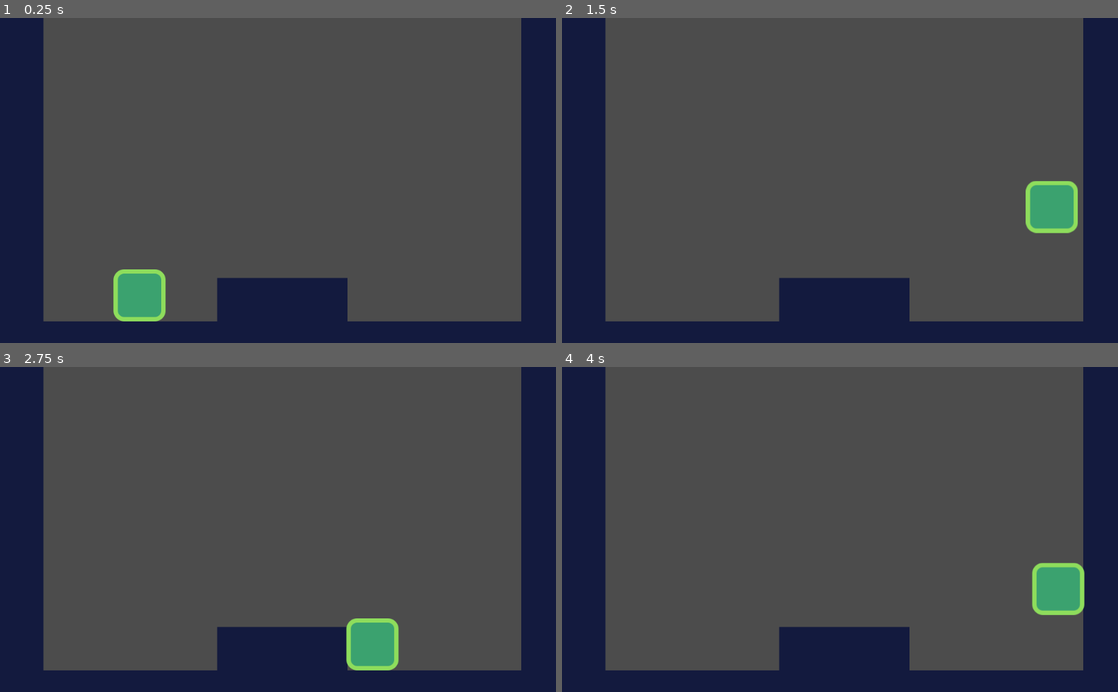
Above: before the commit, frames 1-4 (two rows, left to right).
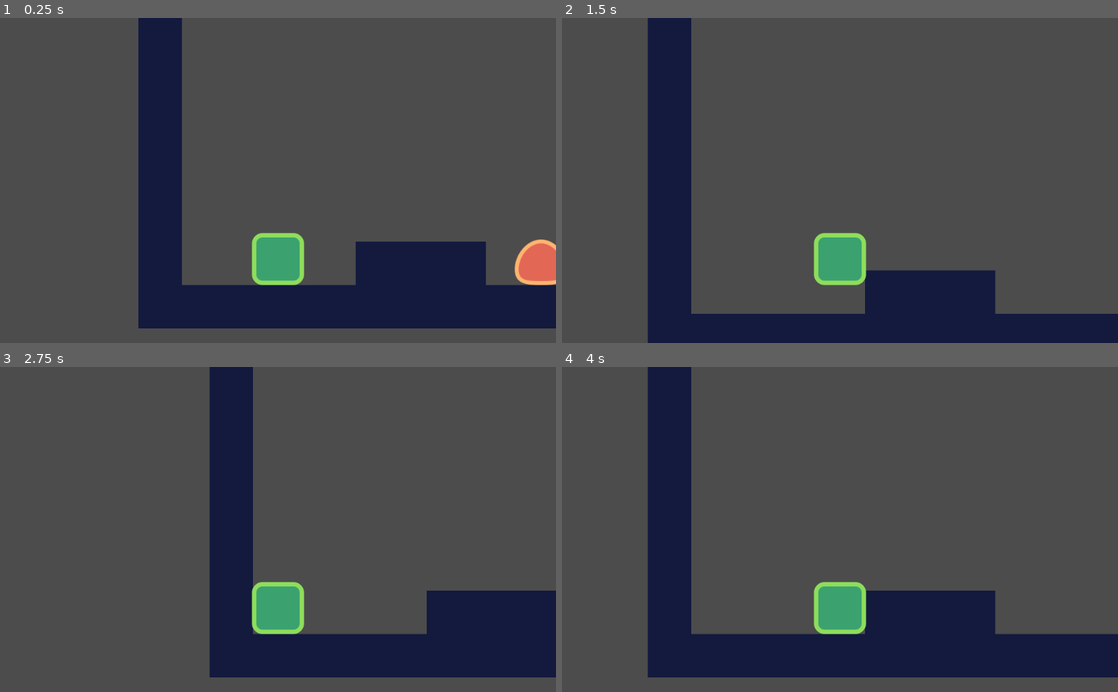
Above: after the commit, the same moments.

Repository: david-slatinek/upgame
Game: Godot game, scene res://src/Levels/LevelTemplate.tscn
Two runs of this game, one before a commit and one after it. Both use one fixed random seed, a clock stepped at 60 frames per second and the inputs below. The project has no main scene, so this scene is started directly.
Inputs:
- Up to frame 1 (0.25 s): no input
- Up to frame 2 (1.5 s): hold Right (move_right) from 0.53 s (still down); tap W (jump) at 0.6, 0.77, 1.07, 1.35 s
- Up to frame 3 (2.75 s): tap W (jump) at 1.52, 1.82, 2.1 s; release Right (move_right) at 2.03 s; hold Left (move_left) from 2.03 s (still down)
- Up to frame 4 (4 s): tap Enter at 2.75 s; release Left (move_left) at 2.78 s; hold Right (move_right) from 2.78 s (still down); tap W (jump) at 2.85, 3.02, 3.32, 3.6, 3.77 s

The runs differ from the first frame. In frame 1, 35% of the frame differs, in the area x 0-100%, y 0-100%; in frame 2, 29%; in frame 3, 31%; in frame 4, 36%.

Commit message:
Add enemy

Diff:
--- a/src/Actors/Actor.gd
+++ b/src/Actors/Actor.gd
@@ -4,5 +4,5 @@
 const FLOOR_NORMAL: = Vector2.UP
 
 export var speed: = Vector2(300,1000)
-var velocity: = Vector2.ZERO
+var _velocity: = Vector2.ZERO
 export var gravity: = 4000.0
--- /dev/null
+++ b/src/Actors/Enemy.gd
@@ -0,0 +1,11 @@
+extends "res://src/Actors/Actor.gd"
+
+func _ready():
+	set_physics_process(false)
+	_velocity.x = -speed.x
+
+func _physics_process(delta):
+	_velocity.y += gravity * delta
+	if is_on_wall():
+		_velocity.x *= -1.0
+	_velocity.y = move_and_slide(_velocity, FLOOR_NORMAL).y
--- /dev/null
+++ b/src/Actors/Enemy.tscn
@@ -0,0 +1,40 @@
+[gd_scene load_steps=5 format=2]
+
+[ext_resource path="res://assets/enemy.png" type="Texture" id=1]
+[ext_resource path="res://src/Actors/Enemy.gd" type="Script" id=2]
+
+[sub_resource type="RectangleShape2D" id=1]
+extents = Vector2( 48.5, 33.5 )
+
+[sub_resource type="RectangleShape2D" id=2]
+extents = Vector2( 55, 8.5 )
+
+[node name="Enemy" type="KinematicBody2D"]
+collision_layer = 2
+collision_mask = 9
+script = ExtResource( 2 )
+
+[node name="enemy" type="Sprite" parent="."]
+position = Vector2( -1.5, -42 )
+scale = Vector2( 0.898148, 0.903226 )
+texture = ExtResource( 1 )
+
+[node name="CollisionShape2D" type="CollisionShape2D" parent="."]
+position = Vector2( -1.5, -33.5 )
+shape = SubResource( 1 )
+
+[node name="VisibilityEnabler2D" type="VisibilityEnabler2D" parent="."]
+position = Vector2( 241, -27 )
+scale = Vector2( 4.85, 2.7 )
+rect = Rect2( -60, -10, 20, 20 )
+physics_process_parent = true
+
+[node name="StompDetector" type="Area2D" parent="."]
+modulate = Color( 0.0235294, 0.262745, 0.988235, 1 )
+position = Vector2( 0, -63 )
+collision_layer = 0
+monitorable = false
+
+[node name="CollisionShape2D" type="CollisionShape2D" parent="StompDetector"]
+position = Vector2( 0, -12.5 )
+shape = SubResource( 2 )
--- a/src/Actors/Player.gd
+++ b/src/Actors/Player.gd
@@ -1,9 +1,10 @@
 extends Actor
 
 func _physics_process(delta):
+	var is_jump_interrupted: = Input.is_action_just_released("jump") and _velocity.y < 0.0
 	var direction: = get_direction()
-	velocity = calculate_move_velocity(velocity, direction, speed)
-	velocity = move_and_slide(velocity, FLOOR_NORMAL)
+	_velocity = calculate_move_velocity(_velocity, direction, speed, is_jump_interrupted)
+	_velocity = move_and_slide(_velocity, FLOOR_NORMAL)
 
 func get_direction() -> Vector2:
 	return Vector2(
@@ -11,10 +12,16 @@
 		-1.0 if Input.is_action_just_pressed("jump") and is_on_floor() else 1.0
 	)
 
-func calculate_move_velocity(linear_velocity: Vector2, direction: Vector2, speed: Vector2) -> Vector2:
-	var new_velocity: = linear_velocity
-	new_velocity.x = speed.x * direction.x
-	new_velocity.y += gravity * get_physics_process_delta_time()
+func calculate_move_velocity(linear_velocity: Vector2, direction: Vector2, speed: Vector2,
+		is_jump_interrupted: bool) -> Vector2:
+	var out: = linear_velocity
+	out.x = speed.x * direction.x
+	out.y += gravity * get_physics_process_delta_time()
+
 	if direction.y == -1.0:
-		new_velocity.y = speed.y * direction.y
-	return new_velocity
+		out.y = speed.y * direction.y
+
+	if is_jump_interrupted:
+		out.y = 0.0
+
+	return out
--- a/src/Actors/Player.tscn
+++ b/src/Actors/Player.tscn
@@ -11,10 +11,14 @@
 script = ExtResource( 2 )
 gravity = 500.0
 
-[node name="Player" type="Sprite" parent="."]
+[node name="player" type="Sprite" parent="."]
 position = Vector2( 0, -48 )
 texture = ExtResource( 1 )
 
 [node name="CollisionShape2D" type="CollisionShape2D" parent="."]
 position = Vector2( 0, -45.5 )
 shape = SubResource( 1 )
+
+[node name="Camera2D" type="Camera2D" parent="."]
+position = Vector2( 0, -193 )
+current = true
--- a/src/Levels/LevelTemplate.tscn
+++ b/src/Levels/LevelTemplate.tscn
@@ -1,7 +1,8 @@
-[gd_scene load_steps=5 format=2]
+[gd_scene load_steps=6 format=2]
 
 [ext_resource path="res://assets/tileset.png" type="Texture" id=1]
 [ext_resource path="res://src/Actors/Player.tscn" type="PackedScene" id=2]
+[ext_resource path="res://src/Actors/Enemy.tscn" type="PackedScene" id=3]
 
 [sub_resource type="ConvexPolygonShape2D" id=1]
 points = PoolVector2Array( 0, 0, 80, 0, 80, 80, 0, 80 )
@@ -37,9 +38,12 @@
 collision_layer = 8
 collision_mask = 0
 format = 1
-tile_data = PoolIntArray( 0, 0, 0, 12, 0, 0, 65536, 0, 0, 65548, 0, 0, 131072, 0, 0, 131084, 0, 0, 196608, 0, 0, 196620, 0, 0, 262144, 0, 0, 262156, 0, 0, 327680, 0, 0, 327692, 0, 0, 393216, 0, 0, 393221, 0, 0, 393222, 0, 0, 393223, 0, 0, 393228, 0, 0, 458752, 0, 0, 458753, 0, 0, 458754, 0, 0, 458755, 0, 0, 458756, 0, 0, 458757, 0, 0, 458758, 0, 0, 458759, 0, 0, 458760, 0, 0, 458761, 0, 0, 458762, 0, 0, 458763, 0, 0, 458764, 0, 0 )
+tile_data = PoolIntArray( 0, 0, 0, 23, 0, 0, 65536, 0, 0, 65559, 0, 0, 131072, 0, 0, 131095, 0, 0, 196608, 0, 0, 196631, 0, 0, 262144, 0, 0, 262167, 0, 0, 327680, 0, 0, 327703, 0, 0, 393216, 0, 0, 393221, 0, 0, 393222, 0, 0, 393223, 0, 0, 393239, 0, 0, 458752, 0, 0, 458753, 0, 0, 458754, 0, 0, 458755, 0, 0, 458756, 0, 0, 458757, 0, 0, 458758, 0, 0, 458759, 0, 0, 458760, 0, 0, 458761, 0, 0, 458762, 0, 0, 458763, 0, 0, 458764, 0, 0, 458765, 0, 0, 458766, 0, 0, 458767, 0, 0, 458768, 0, 0, 458769, 0, 0, 458770, 0, 0, 458771, 0, 0, 458772, 0, 0, 458773, 0, 0, 458774, 0, 0, 458775, 0, 0 )
 
 [node name="Player" parent="." instance=ExtResource( 2 )]
 position = Vector2( 257, 500 )
 speed = Vector2( 700, 1000 )
 gravity = 4000.0
+
+[node name="Enemy" parent="." instance=ExtResource( 3 )]
+position = Vector2( 813, 512 )
